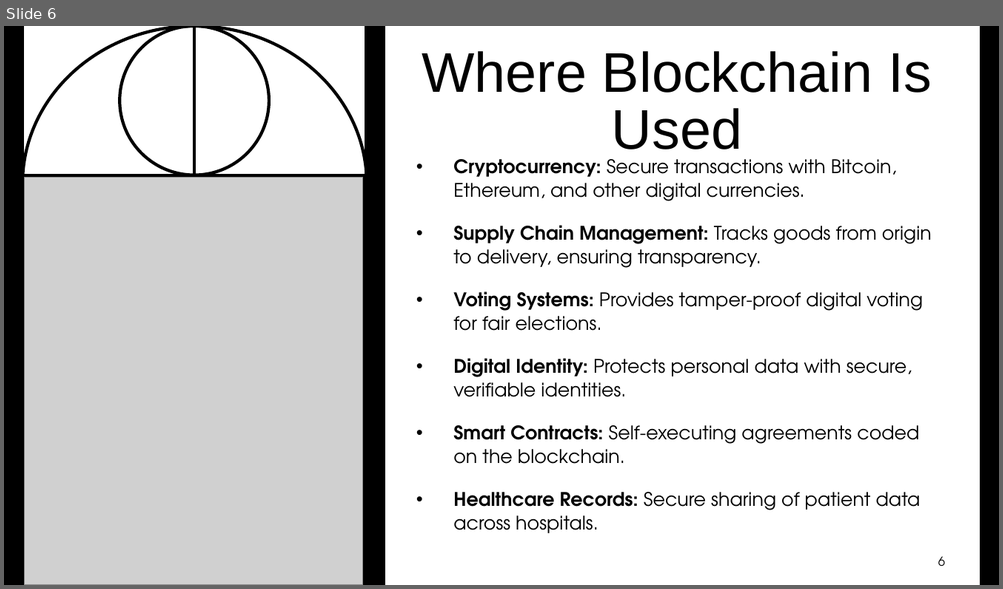
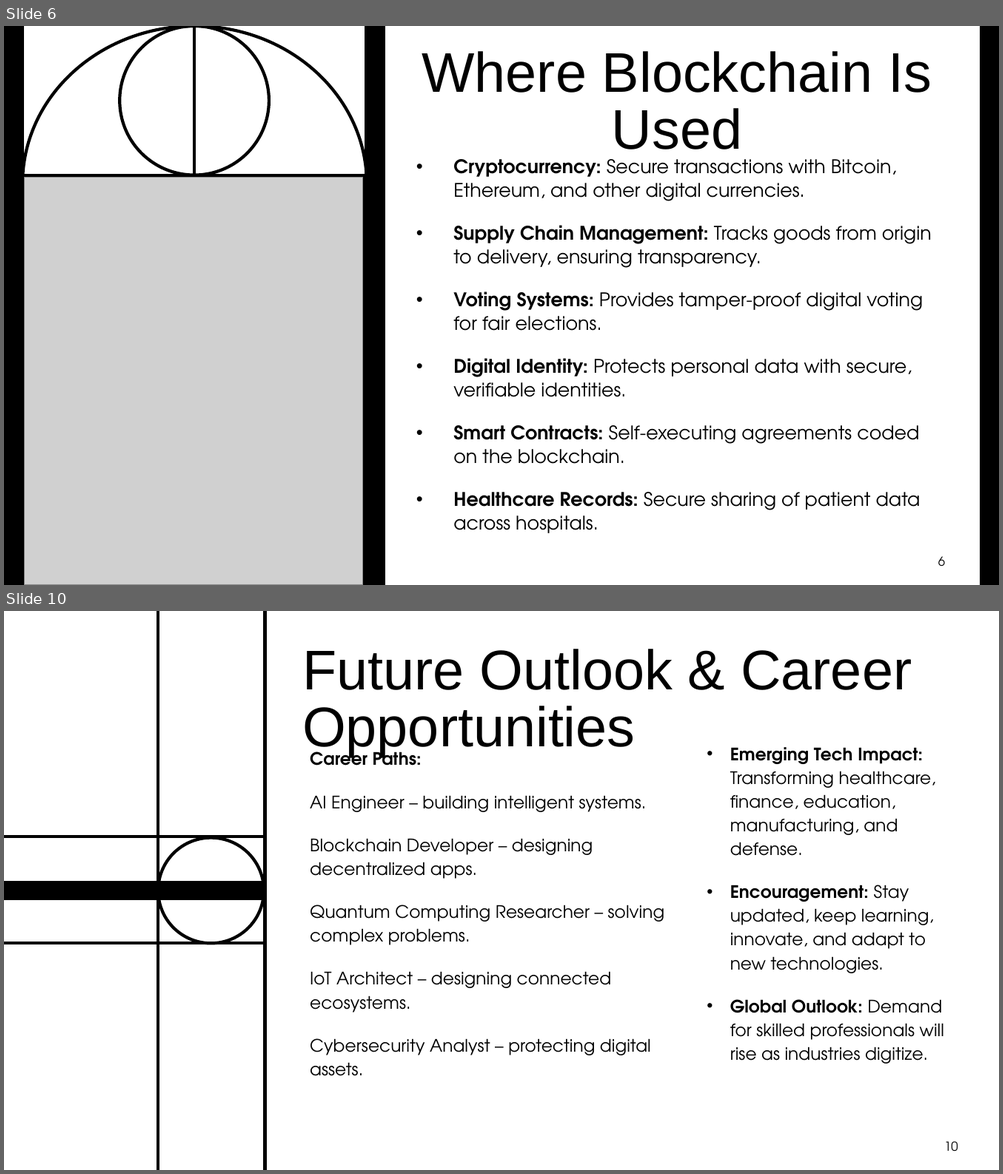
Before and after one commit to codedbyshreena/Office-automation-tools, a slide deck: PPT_370_EmergingTechnologies.pptx. Shown one above the other, each under a label of ours: slide 6 before the commit, slides 6 and 10 after it; the slides between them are not shown. The pictures are 1003x589 and 1003x1174 pixels, drawn with LibreOffice and Linux fonts; fonts in the diff are those of the drawing; grey boxes stand for pictures; background and template pictures are left out. Boxes give left, top, right and bottom in pixels: in the first picture for what was removed or moved away, otherwise in the second. Text is boxed around its words. In the diff, an @@ line names an element or a change of style, - is before the commit and + after.

```diff
--- a/PPT_370_EmergingTechnologies.pptx
+++ b/PPT_370_EmergingTechnologies.pptx
@@ slide 10 added at (4,611,999,1170), background picture (left out) @@
@@ rectangle added at (4,611,999,1170), fill #FFFFFF at 30% opacity @@
@@ line added from (158, 611) to (158, 1170), #000000 3 pt @@
@@ line added from (265, 611) to (265, 1170), #000000 3 pt @@
@@ title added at (302,649,911,757), 54 pt, text #000000 @@
+Future Outlook & Career Opportunities
@@ text added at (310,747,664,1076), 16.6 pt, text #000000 @@
+Career Paths:
+AI Engineer – building intelligent systems.
+Blockchain Developer – designing decentralized apps.
+Quantum Computing Researcher – solving complex problems.
+IoT Architect – designing connected ecosystems.
+Cybersecurity Analyst – protecting digital assets.
@@ text added at (730,747,944,1064), 16.6 pt, text #000000 @@
+• Emerging Tech Impact: Transforming healthcare, finance, education, manufacturing, and defense.
+• Encouragement: Stay updated, keep learning, innovate, and adapt to new technologies.
+• Global Outlook: Demand for skilled professionals will rise as industries digitize.
@@ line added from (264, 836) to (4, 836), #000000 3 pt @@
@@ ellipse added at (158,838,264,944), outline #000000 3 pt @@
@@ rectangle added at (4,881,264,900), fill #000000, outline #000000 1 pt @@
@@ line added from (264, 944) to (4, 944), #000000 3 pt @@
@@ page number added at (944,1142,958,1151), 12 pt, text #000000 @@
+10
```
Also in this commit, not shown: 1 slide changed, 3 other slides added, 6 slides removed.
